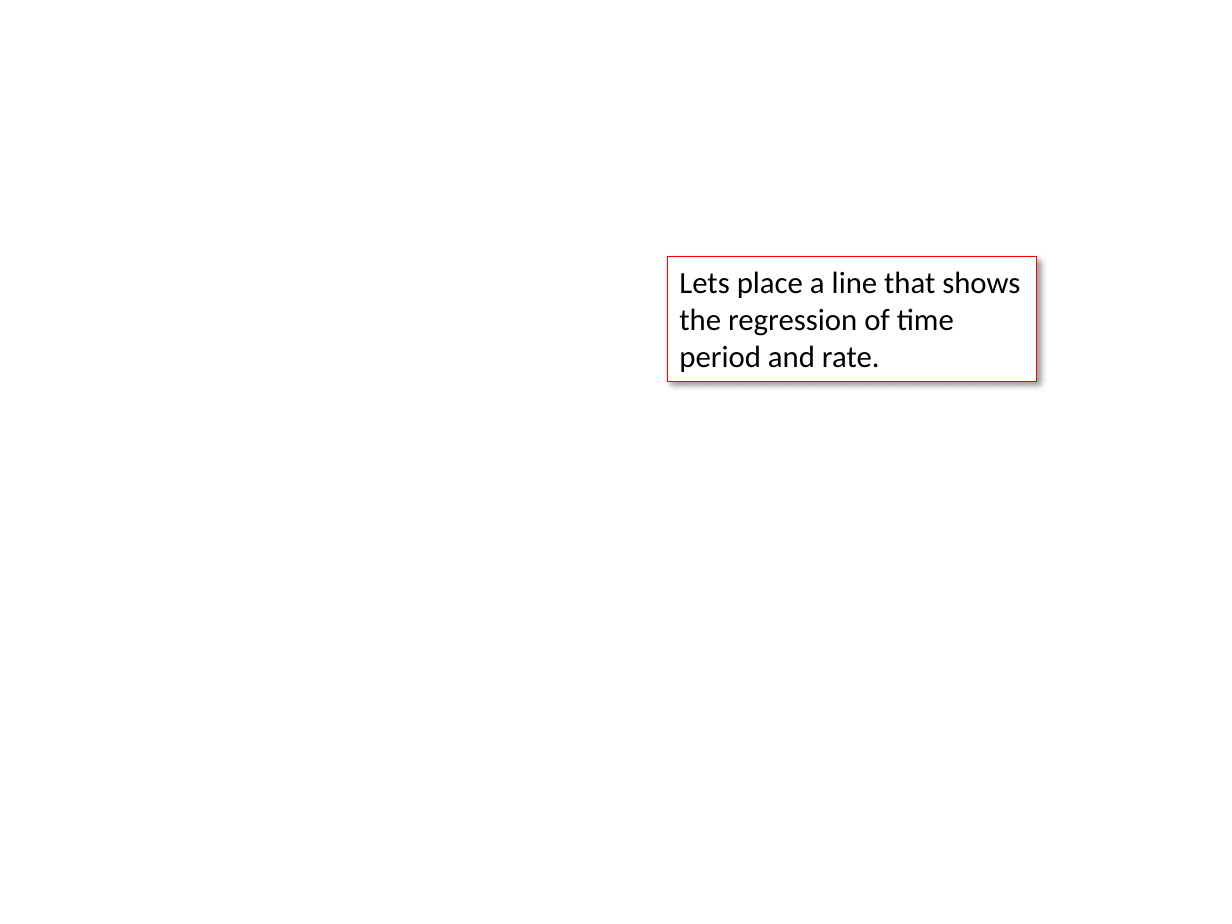
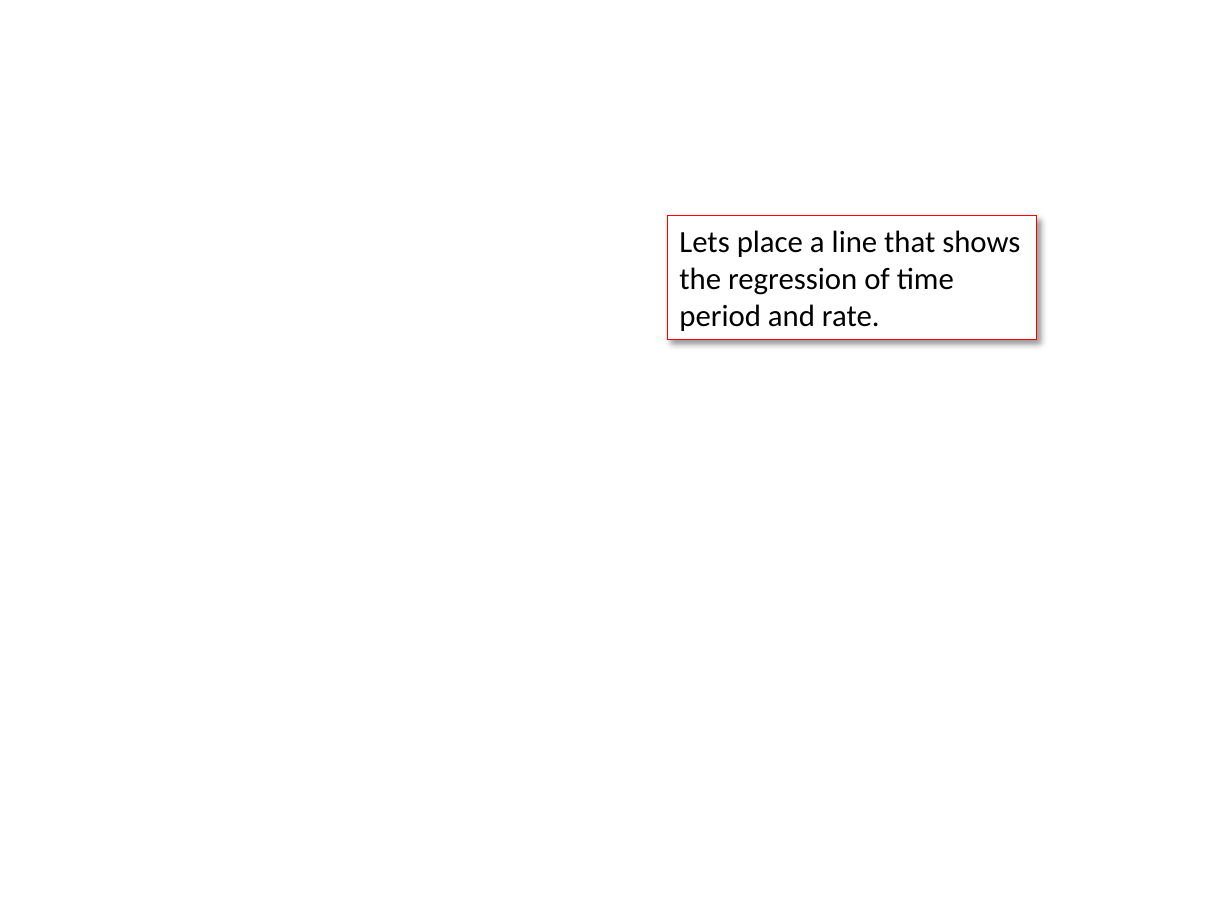
Before and after one commit to qitools/charts, a slide deck: slide 3 of inst/www/How does multiple regression work.pptx. Drawn at 1232x924 pixels with LibreOffice and Linux fonts; fonts in the diff are those of the drawing; background and template pictures are left out. Boxes give left, top, right and bottom in pixels: in the first picture for what was removed or moved away, otherwise in the second. Text is boxed around its words. In the diff, an @@ line names an element or a change of style, - is before the commit and + after.

```diff
--- a/inst/www/How does multiple regression work.pptx
+++ b/inst/www/How does multiple regression work.pptx
@@ rectangle "Lets place a line that ...": place and size @@
-rectangle "Lets place a line that ..." at (668, 256, 1037, 381)
+rectangle "Lets place a line that ..." at (668, 216, 1037, 340)
```
Also in this commit, not shown: 6 other slides changed, 2 other files.
